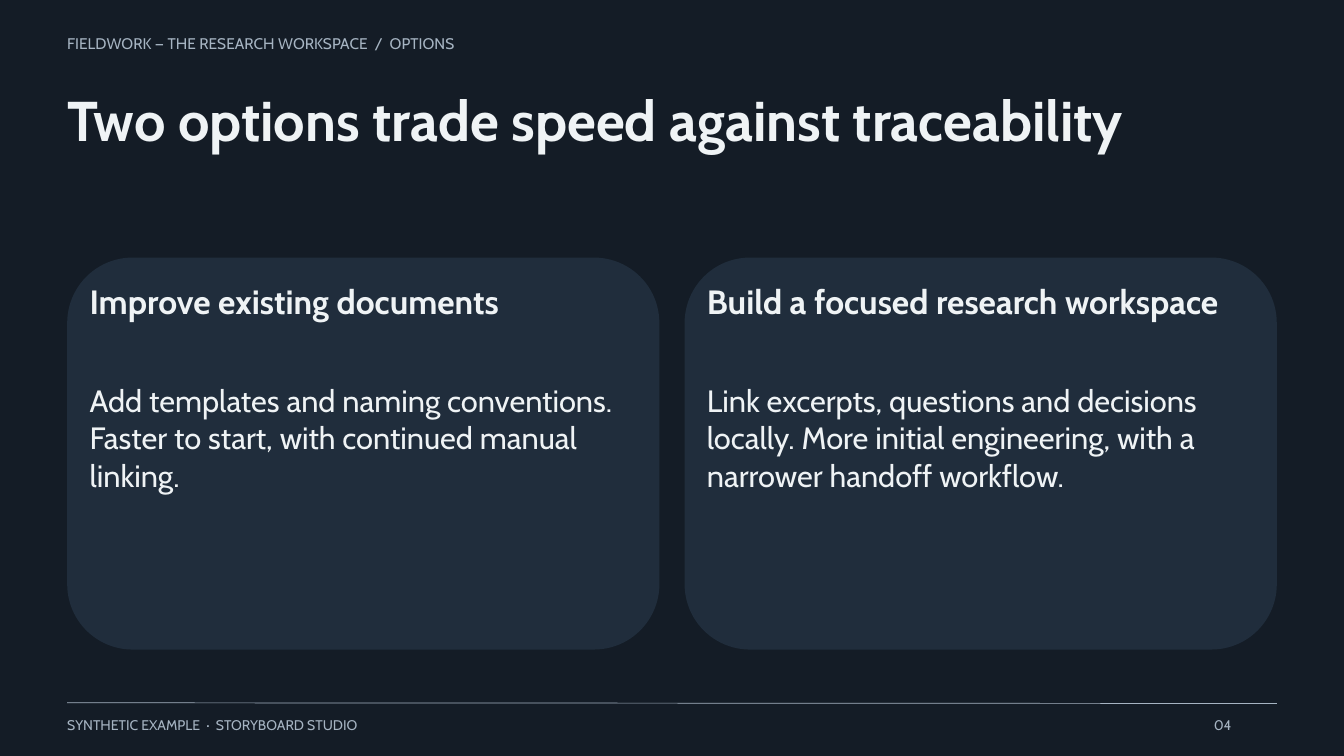
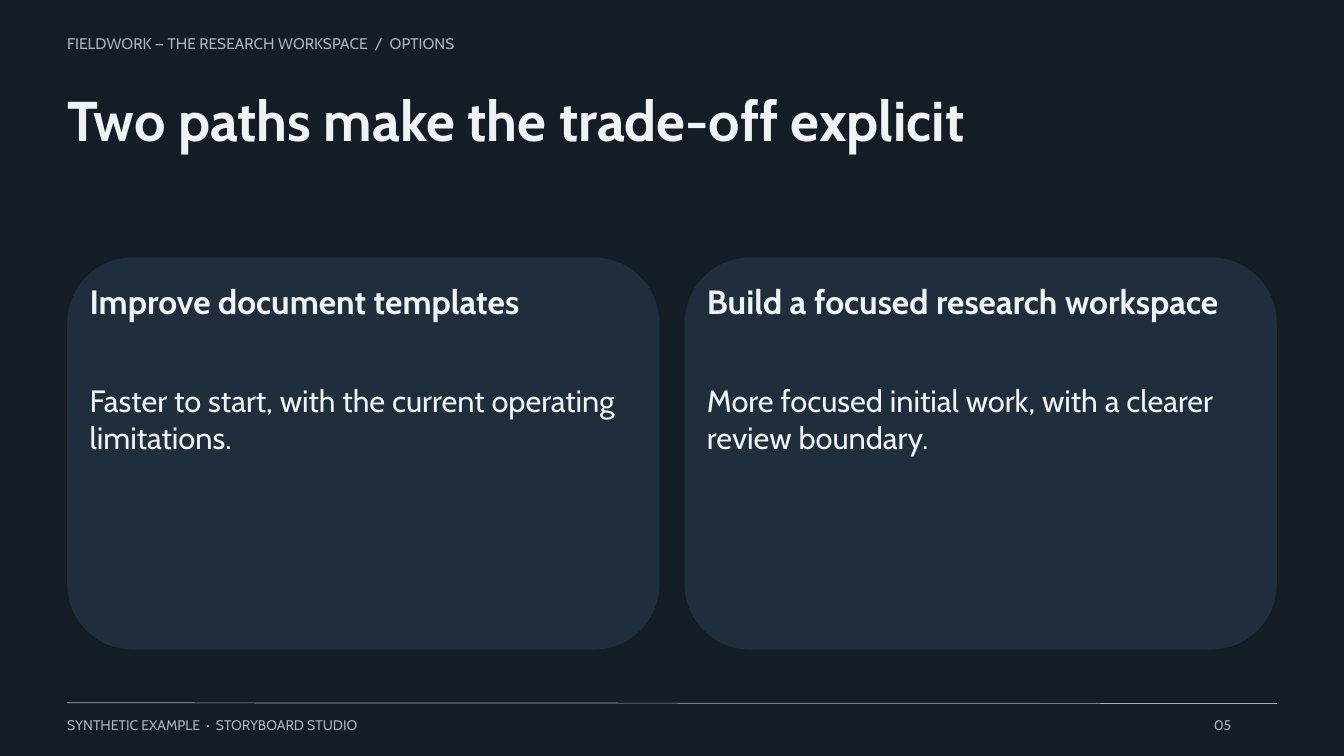
Before and after one commit to OthmaneBlial/Storyboard-Studio, a slide deck: slide 5 of gallery/native/startup-pitch/deck.pptx (slide 4 before the commit). Drawn at 1344x756 pixels with LibreOffice and Linux fonts; fonts in the diff are those of the drawing. Boxes give left, top, right and bottom in pixels: in the first picture for what was removed or moved away, otherwise in the second. Text is boxed around its words. In the diff, an @@ line names an element or a change of style, - is before the commit and + after.

Commit message:
gallery: add verified native startup-pitch deck

```diff
--- a/gallery/native/startup-pitch/deck.pptx
+++ b/gallery/native/startup-pitch/deck.pptx
@@ text at (67,99,965,153): text changed @@
-Two options trade speed against traceability
+Two paths make the trade-off explicit
@@ text at (90,288,520,322): text changed @@
-Improve existing documents
+Improve document templates
@@ text at (90,389,615,450): text changed @@
-Add templates and naming conventions.
-Faster to start, with continued manual
-linking.
+Faster to start, with the current operating
+limitations.
@@ text at (707,389,1213,456): text changed @@
-Link excerpts, questions and decisions
-locally. More initial engineering, with a
-narrower handoff workflow.
+More focused initial work, with a clearer
+review boundary.
@@ text at (1214,720,1232,730): text changed @@
-04
+05
```
Also in this commit, not shown: 5 other slides changed, 3 slides added, 1 slide removed, 11 other files.
